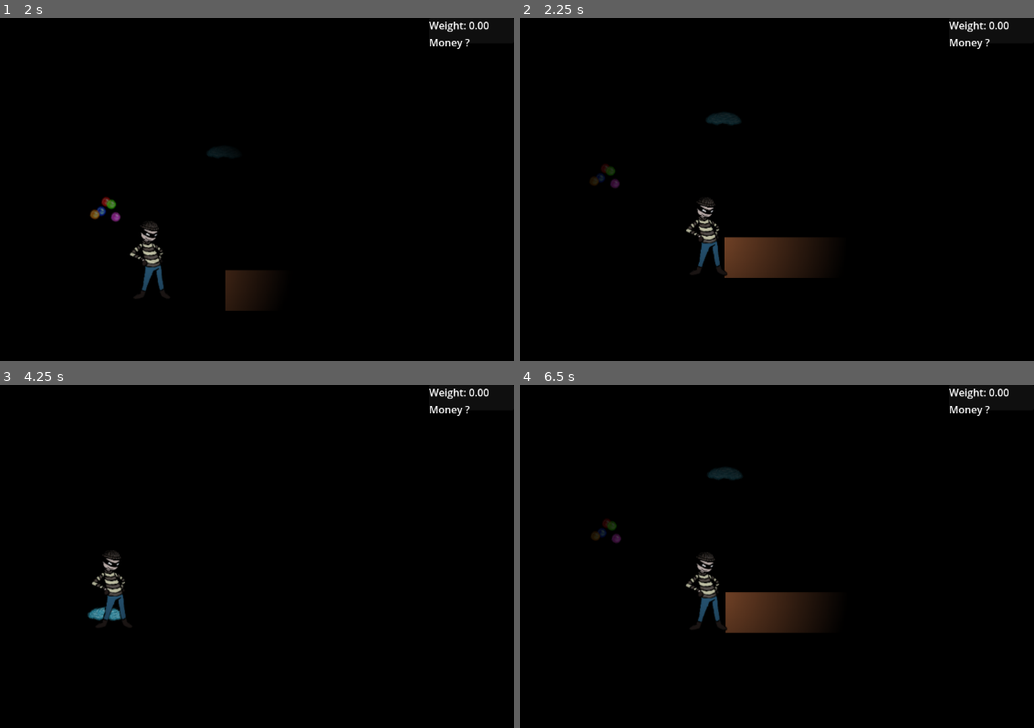
Above: before the commit, frames 1-4 (two rows, left to right).
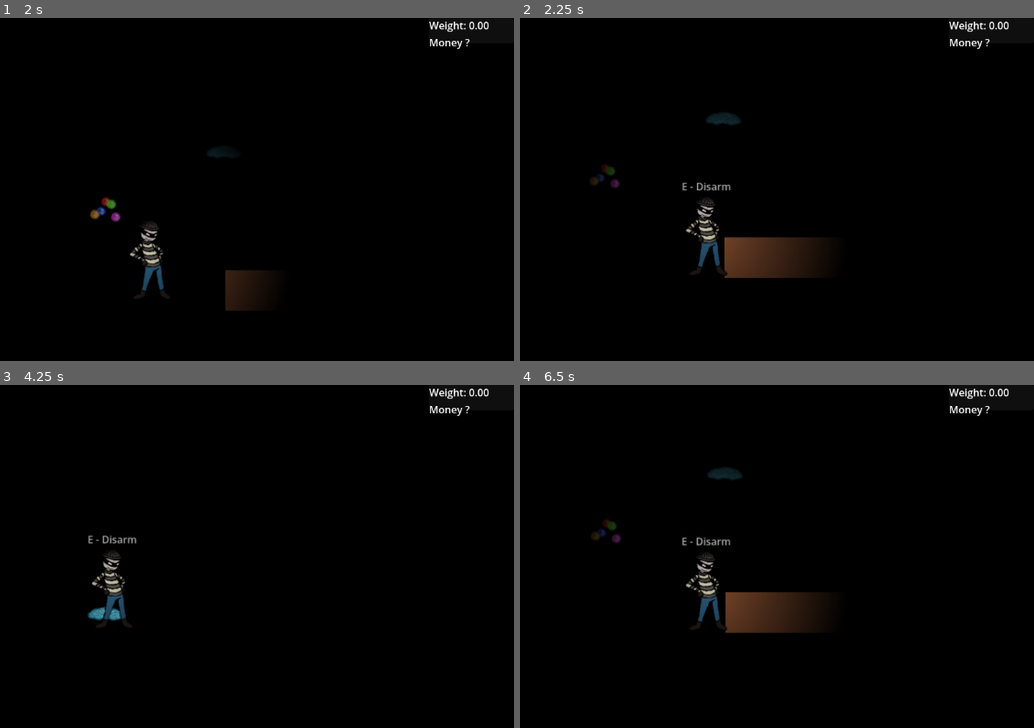
Above: after the commit, the same moments.

Repository: Enriquenf07/game-jam-march-2026
Game: Godot game, scene res://world/world.tscn
The game is run twice, just before and just after one commit, with the same random seed, the same clock (stepped at 60 frames per second) and the same inputs. Sound files missing from this copy of the repository are replaced by a short silence.
Inputs:
- Up to frame 1 (2 s): tap Enter at 0.5 s; hold D (right) 0.53-1.28 s; hold E (interact) 0.53-1.28 s; hold S (down) from 1.28 s (still down); tap E (interact) at 1.35 s
- Up to frame 2 (2.25 s): release S (down) at 2.03 s; hold D (right) from 2.03 s (still down); hold Shift (run) from 2.03 s (still down)
- Up to frame 3 (4.25 s): tap E (interact) at 2.3, 2.85 s; release D (right) at 2.78 s; release Shift (run) at 2.78 s; hold W (up) 2.78-3.53 s; hold A (left) from 3.53 s (still down); hold E (interact) from 3.53 s (still down)
- Up to frame 4 (6.5 s): release E (interact) at 4.28 s; tap Shift (run) at 4.35 s; tap E (interact) at 4.55, 5.85 s; release A (left) at 5.03 s; hold S (down) 5.03-5.78 s; hold E (interact) 5.03-5.78 s; hold D (right) from 5.78 s (still down)

Frame 1 is identical in both runs. In frame 2, 0.1% of the frame differs, in the area x 31-42%, y 47-51%; in frame 3, 0.1%; in frame 4, 0.1%, in the area x 31-42%, y 44-47%.

Commit message:
Added interaction prompt for disarming
Added an interaction prompt for the disarm action so the player can know when they can interact with a trap to disarm it.

Diff:
--- a/player/player.gd
+++ b/player/player.gd
@@ -21,6 +21,7 @@
 var trap_to_disarm: TrapBase
 var _direction_when_disarming: MovingDirection = MovingDirection.NONE
 var _is_disarming = false
+@export var _interaction_prompt: Label
 
 func get_speed():
 	return SPEED if !is_running else SPEED * 1.5
@@ -28,6 +29,21 @@
 func _process(_delta: float) -> void:
 	if (_debug_direction_label.visible):
 		_debug_direction_label.text = "Movement Direction: " + _direction_as_string(_current_direction)
+	_determine_interaction_prompt()
+
+func _determine_interaction_prompt() -> void:
+	if (_is_disarming or not ray_cast.is_colliding()):
+		_interaction_prompt.hide()
+		return
+	var collider = ray_cast.get_collider()
+	if (collider is not InteractableObject):
+		return
+	_display_interaction_prompt(collider)
+
+func _display_interaction_prompt(interactable: InteractableObject):
+	if (interactable.is_in_group("trap")):
+		_interaction_prompt.text = "E - Disarm"
+		_interaction_prompt.show()
 
 func _direction_as_string(direction: MovingDirection) -> String:
 	match direction:
--- a/player/player.tscn
+++ b/player/player.tscn
@@ -90,11 +90,12 @@
 &"disarming": SubResource("Animation_g6k8r")
 }
 
-[node name="Player" type="CharacterBody2D" unique_id=1372084186 node_paths=PackedStringArray("_debug_direction_label", "_player_visual", "_disarm_progress_bar") groups=["player"]]
+[node name="Player" type="CharacterBody2D" unique_id=1372084186 node_paths=PackedStringArray("_debug_direction_label", "_player_visual", "_disarm_progress_bar", "_interaction_prompt") groups=["player"]]
 script = ExtResource("1_oul6g")
 _debug_direction_label = NodePath("PlayerDebugLayer/DebugContainer/DirectionLabel")
 _player_visual = NodePath("AnimatedSprite2D")
 _disarm_progress_bar = NodePath("DisarmProgressBar")
+_interaction_prompt = NodePath("InteractionPrompt")
 
 [node name="AnimatedSprite2D" type="AnimatedSprite2D" parent="." unique_id=1604162737]
 sprite_frames = SubResource("SpriteFrames_rkbax")
@@ -150,5 +151,22 @@
 [node name="DisarmingAnimatior" type="AnimationPlayer" parent="DisarmProgressBar" unique_id=562020868]
 libraries/ = SubResource("AnimationLibrary_boad6")
 
+[node name="InteractionPrompt" type="Label" parent="." unique_id=465891486]
+visible = false
+anchors_preset = 7
+anchor_left = 0.5
+anchor_top = 1.0
+anchor_right = 0.5
+anchor_bottom = 1.0
+offset_left = -39.0
+offset_top = -90.0
+offset_right = 39.0
+offset_bottom = -67.0
+grow_horizontal = 2
+grow_vertical = 0
+theme_override_font_sizes/font_size = 16
+text = "E - Disarm"
+horizontal_alignment = 2
+
 [connection signal="animation_finished" from="AnimatedSprite2D" to="." method="_on_animated_sprite_2d_animation_finished"]
 [connection signal="animation_finished" from="DisarmProgressBar/DisarmingAnimatior" to="." method="_on_disarming_animatior_animation_finished"]
--- a/traps/banana/BananaTrap.tscn
+++ b/traps/banana/BananaTrap.tscn
@@ -35,7 +35,7 @@
 [node name="TrapActivationSoundPlayer" type="AudioStreamPlayer2D" parent="." unique_id=1533999276]
 stream = ExtResource("3_xfo5d")
 
-[node name="InteractableArea" type="Area2D" parent="." unique_id=1445917597]
+[node name="InteractableArea" type="Area2D" parent="." unique_id=1445917597 groups=["trap"]]
 unique_name_in_owner = true
 collision_layer = 2
 collision_mask = 0
--- a/traps/floorboard/floorboard.tscn
+++ b/traps/floorboard/floorboard.tscn
@@ -44,7 +44,7 @@
 disabled = true
 debug_color = Color(0.97718555, 0.100052394, 0.2949113, 0.41960785)
 
-[node name="InteractableArea" type="Area2D" parent="." unique_id=1000115045]
+[node name="InteractableArea" type="Area2D" parent="." unique_id=1000115045 groups=["trap"]]
 unique_name_in_owner = true
 collision_layer = 2
 collision_mask = 0
--- a/traps/marbles/marbles.tscn
+++ b/traps/marbles/marbles.tscn
@@ -47,7 +47,7 @@
 disabled = true
 debug_color = Color(0.9764706, 0.101960786, 0.29411766, 0.41960785)
 
-[node name="InteractableArea" type="Area2D" parent="." unique_id=1486561654]
+[node name="InteractableArea" type="Area2D" parent="." unique_id=1486561654 groups=["trap"]]
 unique_name_in_owner = true
 collision_layer = 2
 script = ExtResource("3_6uuub")
--- a/traps/mouse_trap/mouse_trap.tscn
+++ b/traps/mouse_trap/mouse_trap.tscn
@@ -58,7 +58,7 @@
 disabled = true
 debug_color = Color(0.9764706, 0.101960786, 0.29411766, 0.41960785)
 
-[node name="InteractableArea" type="Area2D" parent="." unique_id=608612683]
+[node name="InteractableArea" type="Area2D" parent="." unique_id=608612683 groups=["trap"]]
 unique_name_in_owner = true
 collision_layer = 2
 collision_mask = 0
--- a/traps/puddle/puddle.tscn
+++ b/traps/puddle/puddle.tscn
@@ -61,7 +61,7 @@
 [node name="SlippingSoundPlayer" type="AudioStreamPlayer2D" parent="SoundArea" unique_id=24640079]
 stream = ExtResource("5_rdwt2")
 
-[node name="InteractableArea" type="Area2D" parent="." unique_id=1739025049]
+[node name="InteractableArea" type="Area2D" parent="." unique_id=1739025049 groups=["trap"]]
 unique_name_in_owner = true
 collision_layer = 2
 collision_mask = 0
